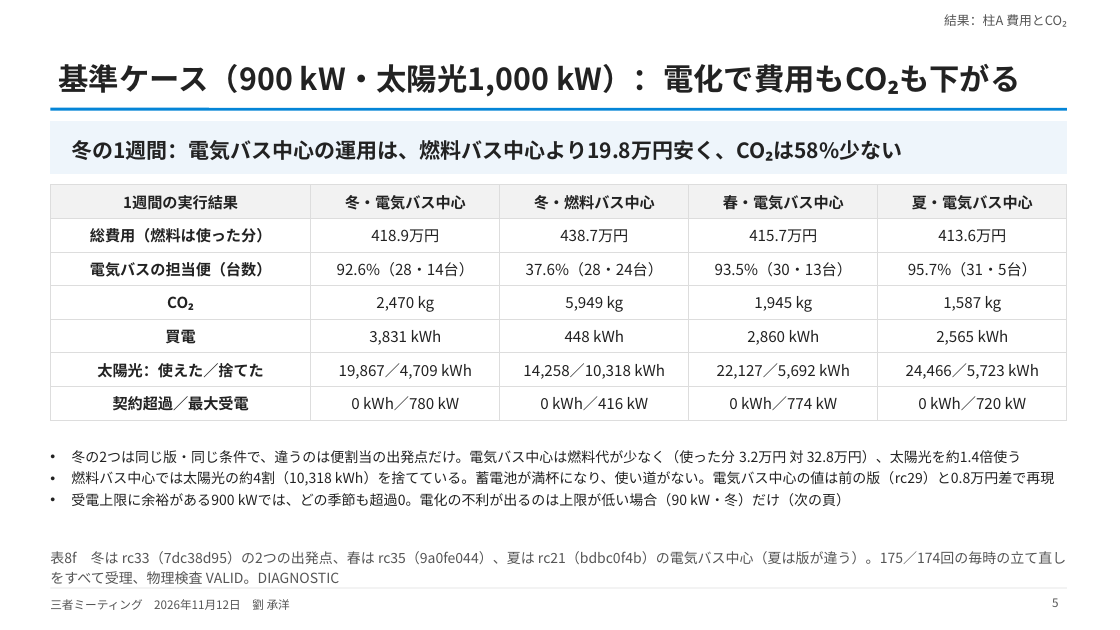
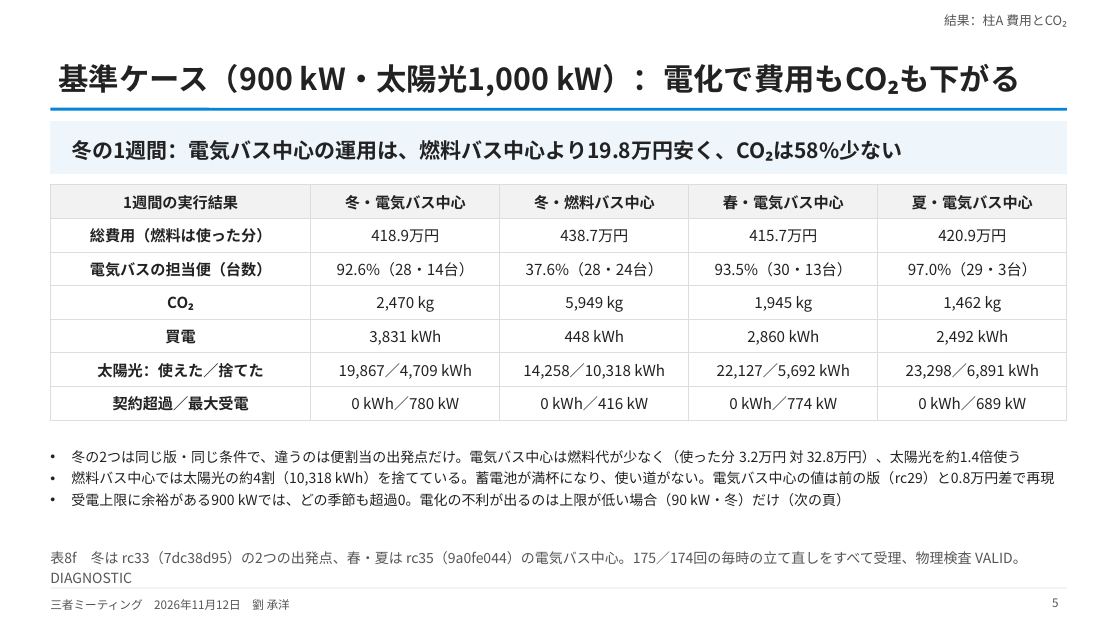
Before and after one commit to CYLIU2003/master-course, a slide deck: slide 5 of outcome/2026-11-12_three_party/three_party_20261112.pptx. Drawn at 1120x630 pixels with LibreOffice and Linux fonts; fonts in the diff are those of the drawing. Boxes give left, top, right and bottom in pixels: in the first picture for what was removed or moved away, otherwise in the second. Text is boxed around its words. In the diff, an @@ line names an element or a change of style, - is before the commit and + after.

```diff
--- a/outcome/2026-11-12_three_party/three_party_20261112.pptx
+++ b/outcome/2026-11-12_three_party/three_party_20261112.pptx
@@ table at <box>50,185,1067,415</box> @@
-row 2, column 5: 413.6万円
+row 2, column 5: 420.9万円
-row 3, column 5: 95.7%（31・5台）
+row 3, column 5: 97.0%（29・3台）
-row 4, column 5: 1,587 kg
+row 4, column 5: 1,462 kg
-row 5, column 5: 2,565 kWh
+row 5, column 5: 2,492 kWh
-row 6, column 5: 24,466／5,723 kWh
+row 6, column 5: 23,298／6,891 kWh
-row 7, column 5: 0 kWh／720 kW
+row 7, column 5: 0 kWh／689 kW
@@ text at <box>50,551,1027,583</box>: text changed @@
-表8f 冬は rc33（7dc38d95）の2つの出発点、春は rc35（9a0fe044）、夏は rc21（bdbc0f4b）の電気バス中心（夏は版が違う）。175／174回の毎時の立て直しをすべて受理、物理検査 VALID。DIAGNOSTIC
+表8f 冬は rc33（7dc38d95）の2つの出発点、春・夏は rc35（9a0fe044）の電気バス中心。175／174回の毎時の立て直しをすべて受理、物理検査 VALID。DIAGNOSTIC
```
Also in this commit, not shown: 9 other slides changed, 6 other files.
